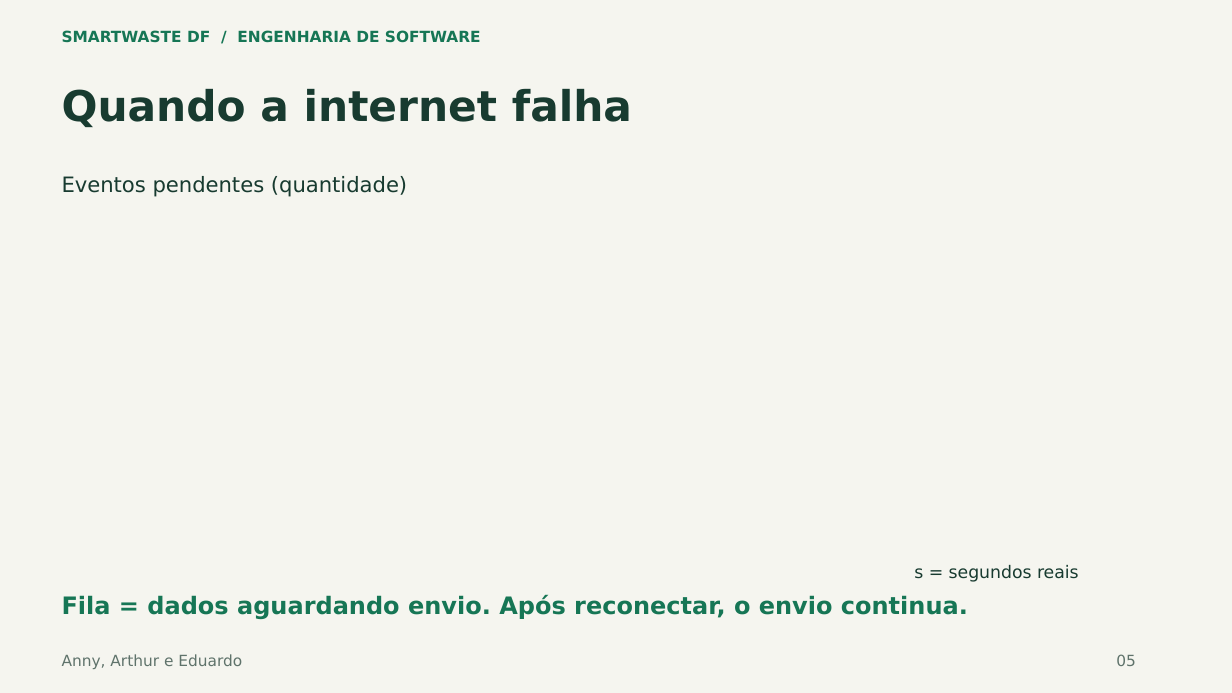
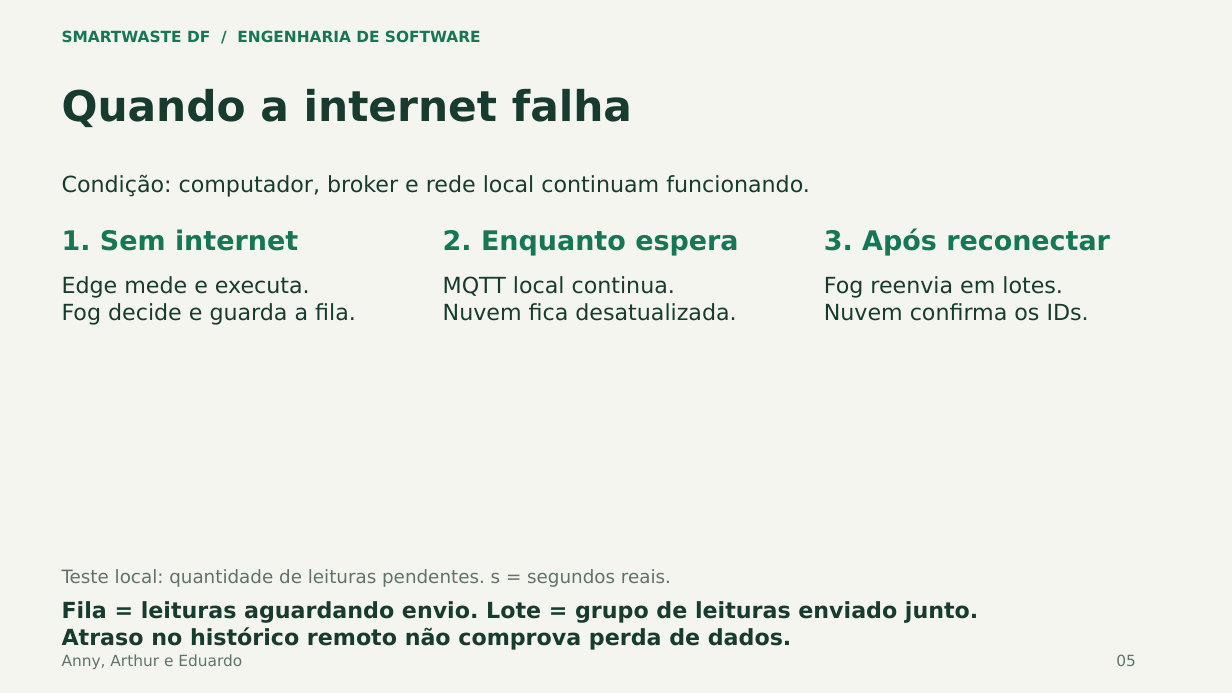
Before and after one commit to annygabb/IoT---Coleta, a slide deck: slide 5 of docs/entrega/SmartWaste_Apresentacao_Atualizada.pptx. Drawn at 1232x693 pixels with LibreOffice and Linux fonts; fonts in the diff are those of the drawing. Boxes give left, top, right and bottom in pixels: in the first picture for what was removed or moved away, otherwise in the second. Text is boxed around its words. In the diff, an @@ line names an element or a change of style, - is before the commit and + after.

Commit message:
docs: destaca ganhos, custos e recuperação após falha da internet nos slides

```diff
--- a/docs/entrega/SmartWaste_Apresentacao_Atualizada.pptx
+++ b/docs/entrega/SmartWaste_Apresentacao_Atualizada.pptx
@@ text at [62, 174, 810, 197]: text changed; size 16.5 to 17.2 pt @@
-Eventos pendentes (quantidade)
+Condição: computador, broker e rede local continuam funcionando.
@@ text added at [62, 229, 298, 251], 21 pt, text #167655, bold @@
+1. Sem internet
@@ text added at [443, 230, 738, 255], 21 pt, text #167655, bold @@
+2. Enquanto espera
@@ text added at [824, 228, 1110, 255], 21 pt, text #167655, bold @@
+3. Após reconectar
@@ text added at [62, 276, 356, 325], 17.2 pt, text #183B30 @@
+Edge mede e executa.
+Fog decide e guarda a fila.
@@ text added at [443, 276, 736, 321], 17.2 pt, text #183B30 @@
+MQTT local continua.
+Nuvem fica desatualizada.
@@ text added at [824, 276, 1089, 321], 17.2 pt, text #183B30 @@
+Fog reenvia em lotes.
+Nuvem confirma os IDs.
@@ text added at [62, 569, 671, 587], 14.2 pt, text #5F736B @@
+Teste local: quantidade de leituras pendentes. s = segundos reais.
@@ text removed at [914, 565, 1079, 582] @@
-s = segundos reais
@@ text at [62, 601, 978, 650]: text changed; size 18.8 to 17.2 pt; text colour #167655 to #183B30 @@
-Fila = dados aguardando envio. Após reconectar, o envio continua.
+Fila = leituras aguardando envio. Lote = grupo de leituras enviado junto.
+Atraso no histórico remoto não comprova perda de dados.
```
Also in this commit, not shown: 1 other slide changed, 1 slide added, 1 slide removed, 1 other file.
